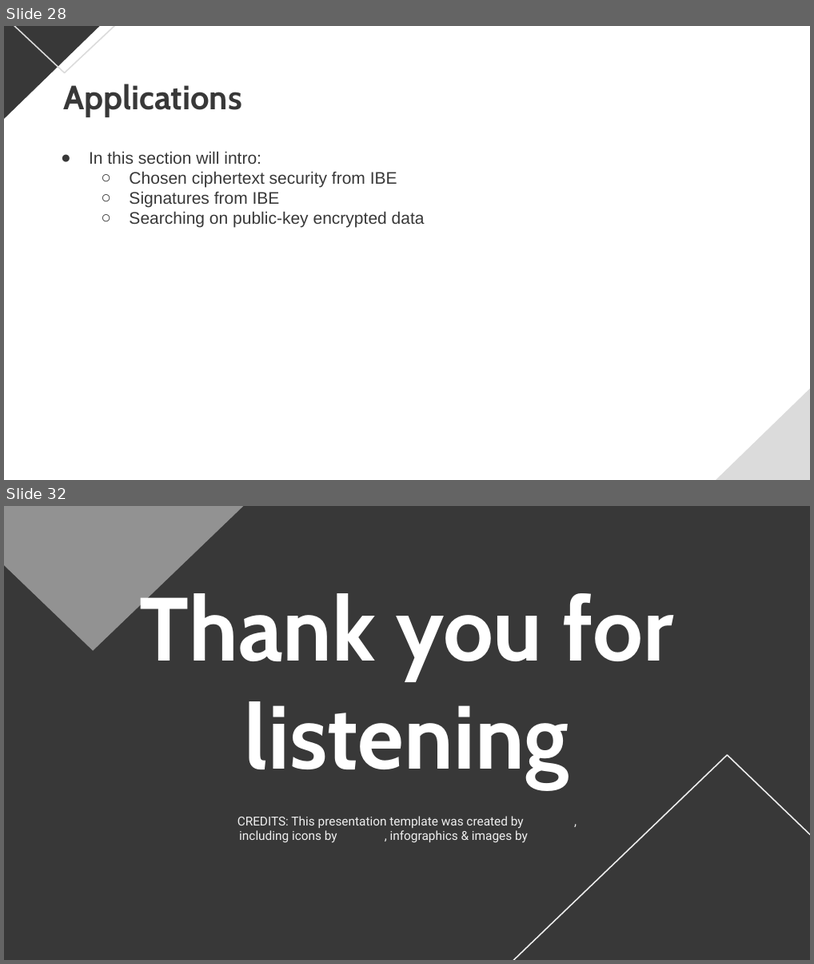
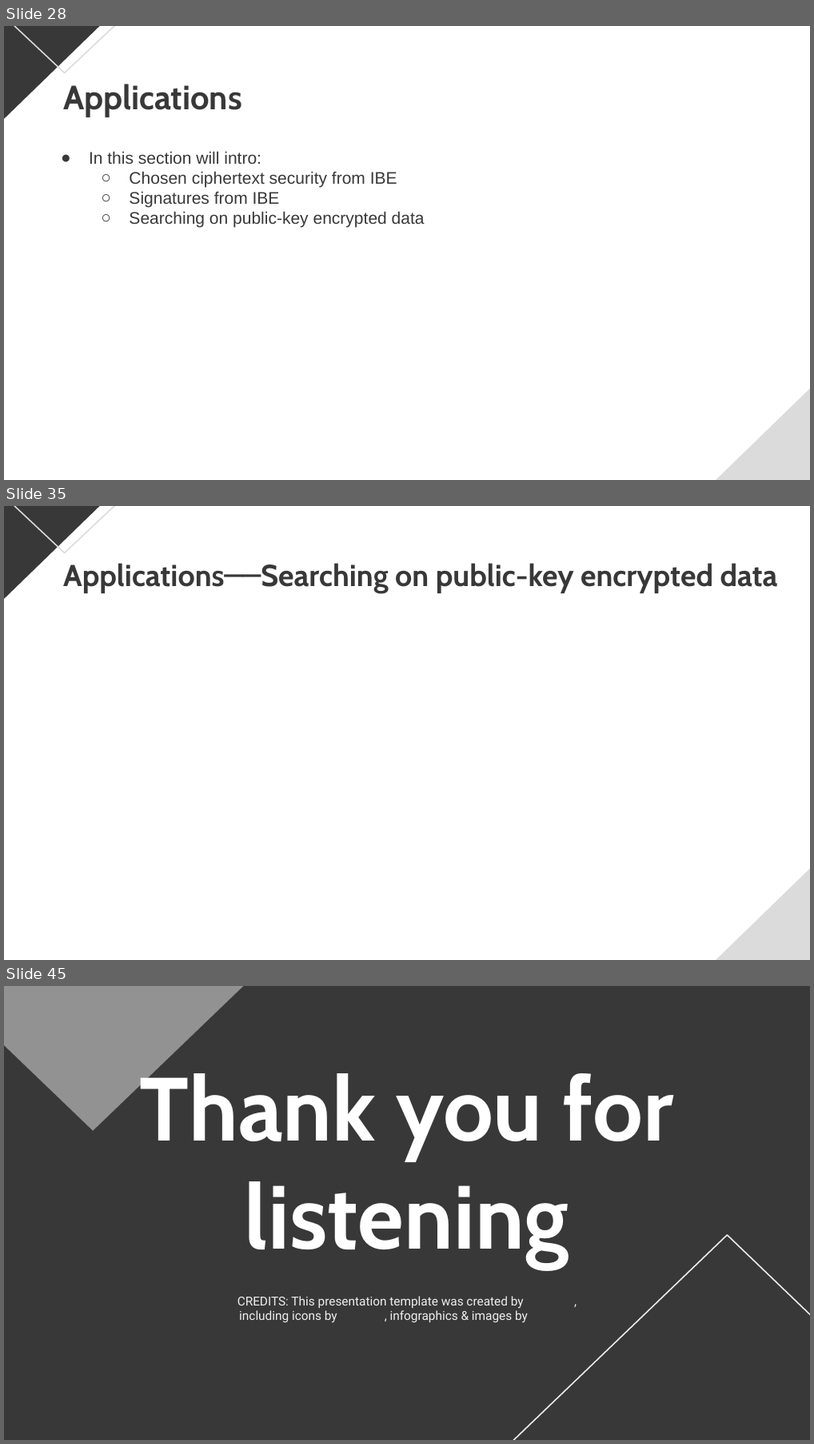
Before and after one commit to baiyanchen8/aliada, a slide deck: 碩士/課本書報/chap15.6-15.9 [自動儲存].pptx. Shown one above the other, each under a label of ours: slides 28 and 32 before the commit, slides 28, 35 and 45 after it; the slides between them are not shown. The pictures are 814x964 and 814x1444 pixels, drawn with LibreOffice and Linux fonts; fonts in the diff are those of the drawing; grey boxes stand for pictures; background and template pictures are left out. Boxes give left, top, right and bottom in pixels: in the first picture for what was removed or moved away, otherwise in the second. Text is boxed around its words. In the diff, an @@ line names an element or a change of style, - is before the commit and + after.

```diff
--- a/碩士/課本書報/chap15.6-15.9 [自動儲存].pptx
+++ b/碩士/課本書報/chap15.6-15.9 [自動儲存].pptx
@@ slide 35 added at [4, 506, 810, 960], background #FFFFFF; not listed: 3 template elements that a slide beside it also shows @@
@@ title added at [63, 563, 778, 593], 36 pt, text #383838, bold @@
+Applications──Searching on public-key encrypted data
@@ what was slide 32 is now slide 45 @@
```
Also in this commit, not shown: 4 slides changed, 12 other slides added.
